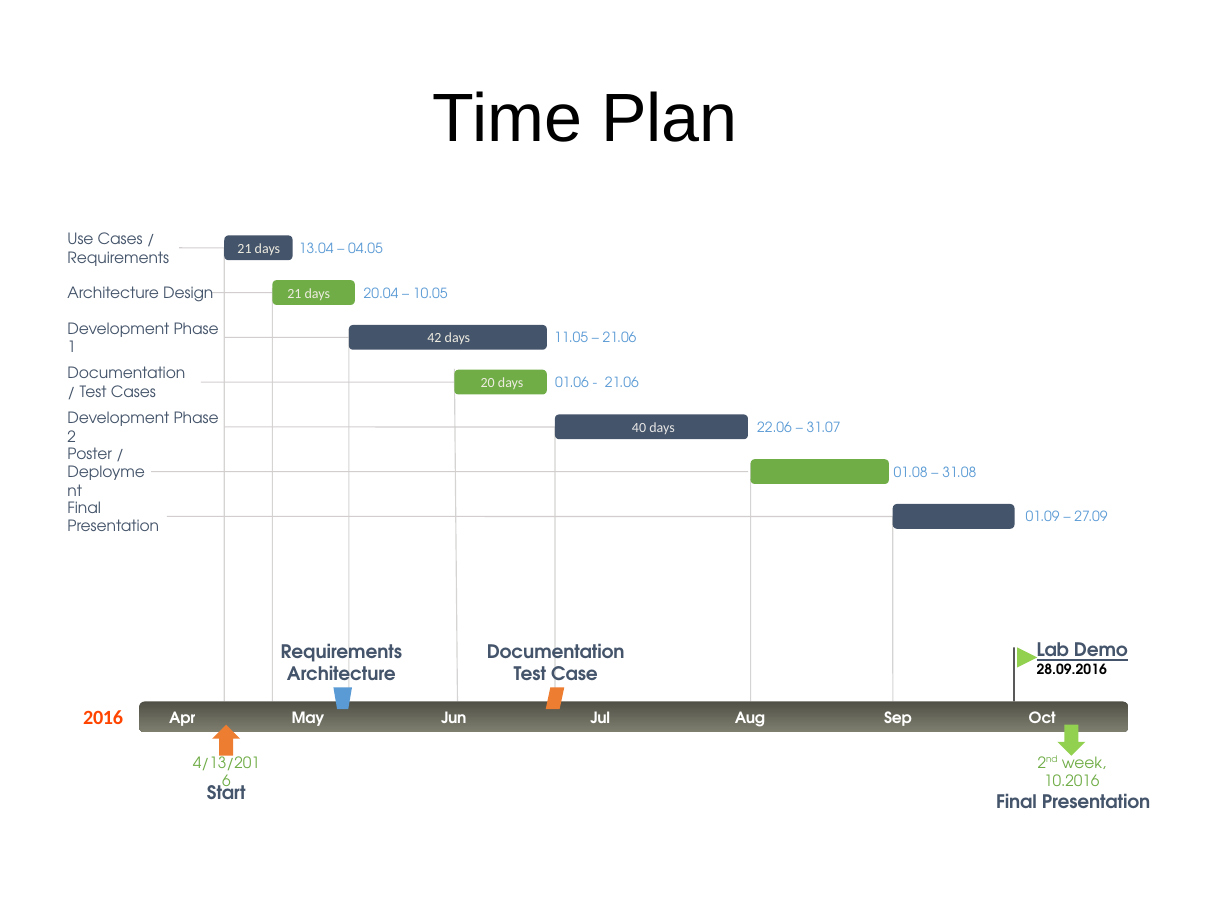
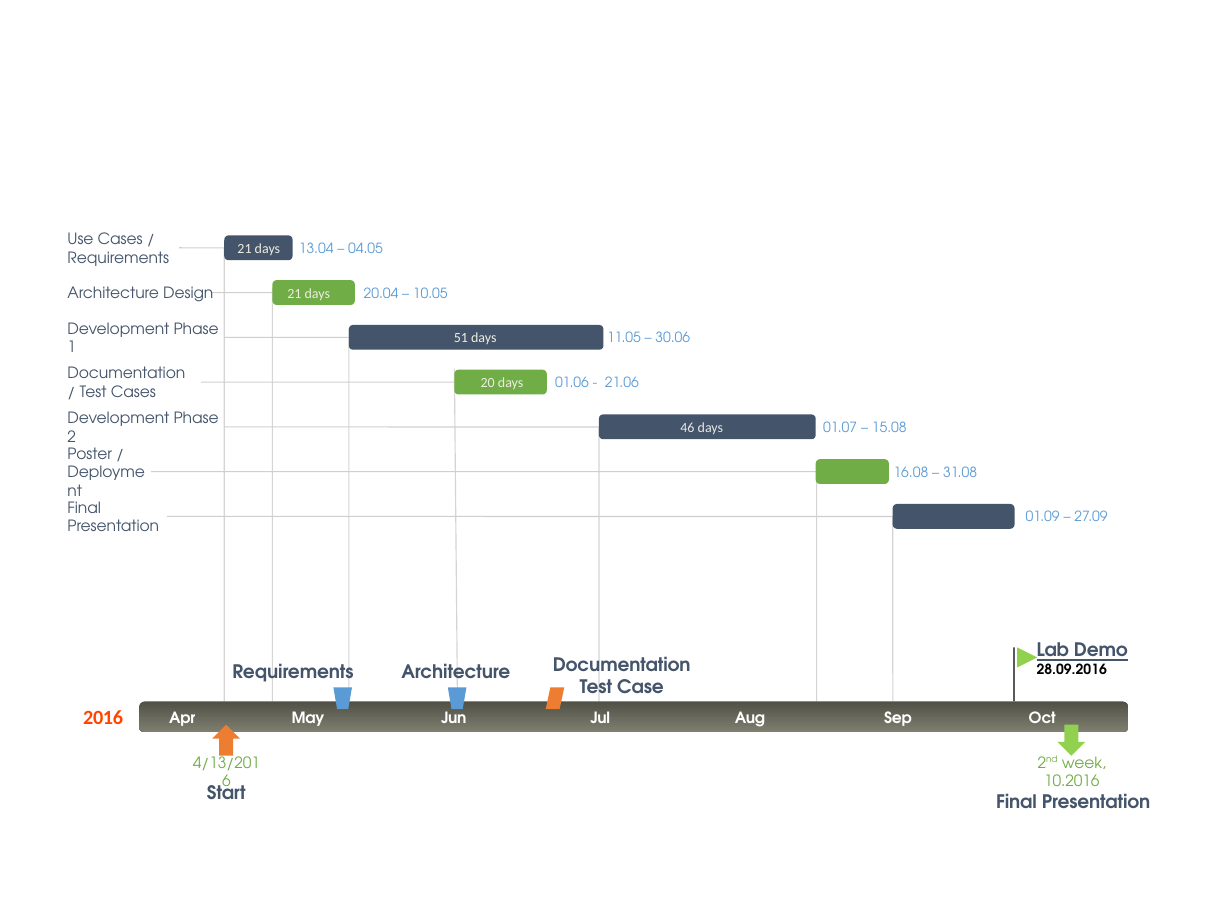
Before and after one commit to BonnWestCoast/Semantify.io-docs, a slide deck: slide 2 of 3architecture/WorkPlan.odp. Drawn at 1232x924 pixels with LibreOffice and Linux fonts; fonts in the diff are those of the drawing. Boxes give left, top, right and bottom in pixels: in the first picture for what was removed or moved away, otherwise in the second. Text is boxed around its words. In the diff, an @@ line names an element or a change of style, - is before the commit and + after.

```diff
--- a/3architecture/WorkPlan.odp
+++ b/3architecture/WorkPlan.odp
@@ title removed at (433,91,738,142) @@
-Time Plan
@@ rounded rectangle: place and size @@
-rounded rectangle at (349,325,547,350)
+rounded rectangle at (349,325,604,350)
@@ text at (454,332,496,344): text changed @@
-42 days
+51 days
@@ text at (607,331,690,342): text changed @@
-11.05 – 21.06
+11.05 – 30.06
@@ rounded rectangle: place and size @@
-rounded rectangle at (556,415,749,439)
+rounded rectangle at (599,415,816,439)
@@ line moved from (225, 427) - (568, 427) to (225, 427) - (599, 427) @@
@@ line moved from (556, 427) - (556, 702) to (599, 427) - (599, 702) @@
@@ text at (680,422,723,434): text changed @@
-40 days
+46 days
@@ text at (823,421,907,432): text changed @@
-22.06 – 31.07
+01.07 – 15.08
@@ line moved from (151, 472) - (748, 472) to (151, 472) - (817, 472) @@
@@ rounded rectangle: place and size @@
-rounded rectangle at (751,459,890,484)
+rounded rectangle at (816,459,889,484)
@@ line moved from (751, 463) - (751, 702) to (817, 463) - (817, 702) @@
@@ text at (894,466,977,477): text changed @@
-01.08 – 31.08
+16.08 – 31.08
@@ text "Requirements": place and size @@
-text "Requirements" at (281,643,402,688)
+text "Requirements" at (232,658,353,686)
@@ text "Documentation" rewrapped from (487,643,625,688) to (553,656,691,694) @@
@@ text at (287,660,396,688): paragraph removed @@
-Architecture
@@ text added at (401,663,510,686), 12 pt, text #44546A, bold @@
+Architecture
@@ flow chart manual operation added at (448,688,467,709), fill #5B9BD5 @@
```
Also in this commit, not shown: 1 other slide changed, 7 other files.
